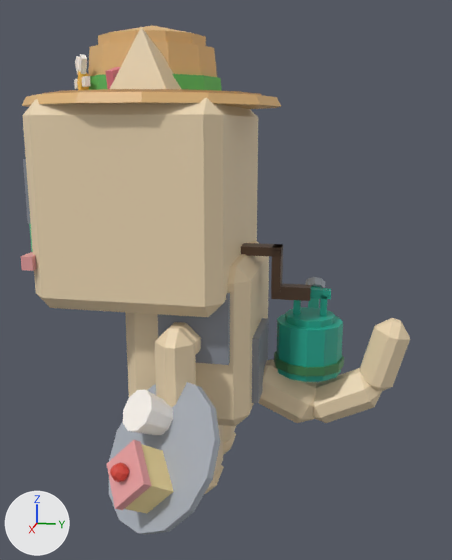
One commit to the FBX model assets/cat-cafe/exports/CatCafe_Cat_Gardener_Work.fbx: the scene before it, then after it.
Before and after are seen from a 50 mm lens placed at (0.02633, 0.00577, 0.01576), pointed at (0.00079, 0.00066, 0.00938). Lighting does not change. The marker at lower left points along +X, +Y and +Z. The picture after the commit comes second. Where no turn or scale is listed for an object, it has been applied to the vertices.

In view in the first picture: 'CatCafe_Cat_Gardener_Work_Body', 'CatCafe_Cat_Gardener_Work_EarL', 'CatCafe_Cat_Gardener_Work_Head', 'CatCafe_Cat_Gardener_Work_Held_Waiter', 'CatCafe_Cat_Gardener_Work_LegF1', 'CatCafe_Cat_Gardener_Work_Prop', 'CatCafe_Cat_Gardener_Work_Prop2', 'CatCafe_Cat_Gardener_Work_Tail' and 2 more.
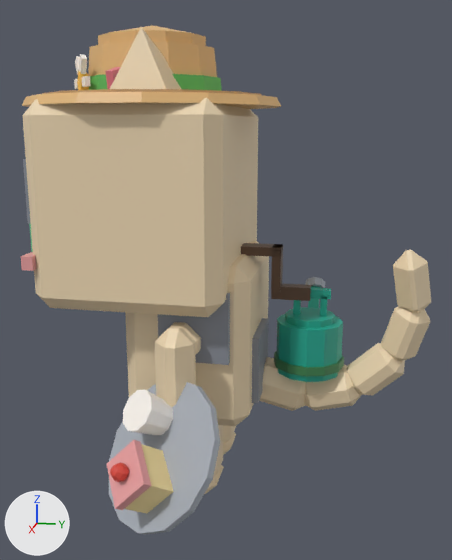
What differs and where, as boxes (x1, y1, x2, y2) in the pictures (452 x 560 px):
'CatCafe_Cat_Gardener_Work_Tail', reshaped (14% wider, 53% taller)
    before: (259, 318, 410, 423)
    after: (259, 250, 431, 411)
part 1 of me_catcafe_cat_gardener_work_tail, rebuilt (19% narrower, 15% shorter)
    before: (259, 359, 317, 423)
    after: (259, 357, 306, 411)
part 2 of me_catcafe_cat_gardener_work_tail, rebuilt (17% narrower, 14% shorter)
    before: (313, 368, 382, 423)
    after: (304, 364, 361, 411)
part 3 of me_catcafe_cat_gardener_work_tail, rebuilt (16% wider, 27% shorter)
    before: (360, 318, 410, 391)
    after: (347, 343, 405, 396)
part 4 of me_catcafe_cat_gardener_work_tail, added (beige)
    after: (381, 306, 430, 361)
part 5 of me_catcafe_cat_gardener_work_tail, added (beige)
    after: (393, 250, 431, 313)

The change in detail:
me_catcafe_cat_gardener_work_tail is used by ob_catcafe_cat_gardener_work_tail; location (0.0, 0.0019, 0.00475).
me_catcafe_cat_gardener_work_tail had 72 vertices, 78 faces and spanned x -0.00095..0.00095, y -0.00042..0.00656, z -0.00195..0.00308.
me_catcafe_cat_gardener_work_tail now has 120 vertices, 130 faces and spans x -0.00109..0.00166, y -0.00037..0.00724, z -0.00148..0.00628.
me_catcafe_cat_gardener_work_tail part 1: the loose piece of 24 vertices spanning x -0.00095..0.00095, y -0.00042..0.003, z -0.00195..0.00074 is rebuilt with 24 vertices and now spans x -0.00109..0.00099, y -0.00037..0.00258, z -0.00148..0.0009.
me_catcafe_cat_gardener_work_tail part 2: the loose piece of 24 vertices spanning x -0.00086..0.00085, y 0.0022..0.00554, z -0.00186..0.00065 is rebuilt with 24 vertices and now spans x -0.00101..0.0009, y 0.00185..0.00476, z -0.0014..0.00082.
me_catcafe_cat_gardener_work_tail part 3: the loose piece of 24 vertices spanning x -0.00076..0.00076, y 0.00451..0.00656, z -0.00032..0.00308 is rebuilt with 24 vertices and now spans x -0.00079..0.00107, y 0.00404..0.00639, z -0.00041..0.00199.
me_catcafe_cat_gardener_work_tail part 4: a new loose piece of 24 vertices spanning x -0.0004..0.00135, y 0.00538..0.00724, z 0.00125..0.0041, in mat_catcafe_palette.
me_catcafe_cat_gardener_work_tail part 5: a new loose piece of 24 vertices spanning x 0.00005..0.00166, y 0.00561..0.00721, z 0.00345..0.00628, in mat_catcafe_palette.
